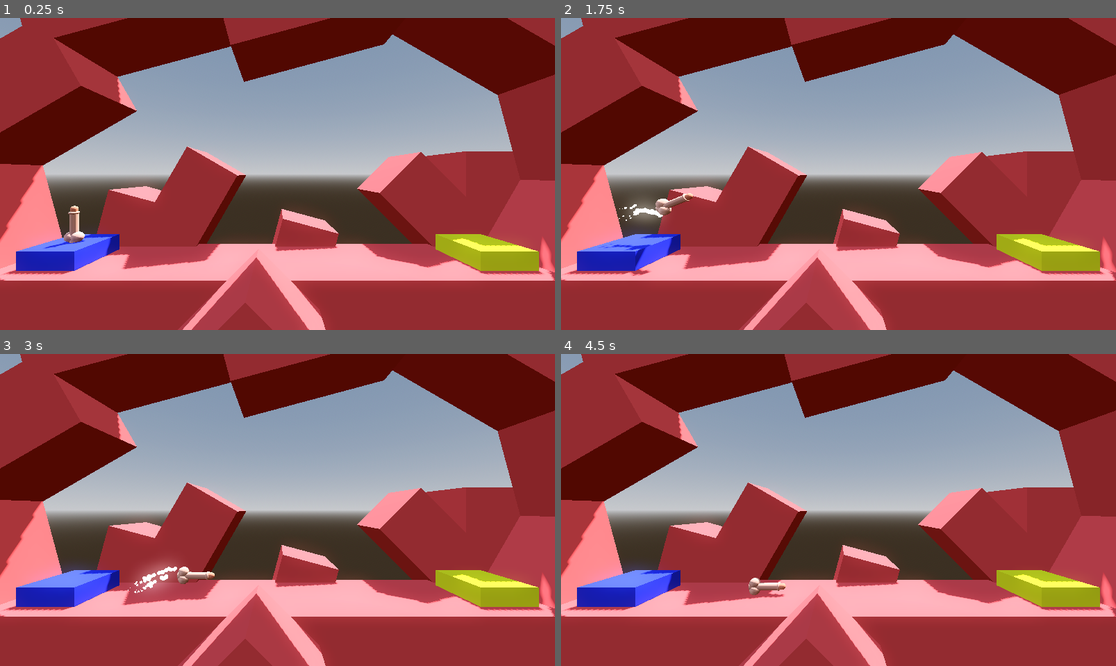
Above: before the commit, frames 1-4 (two rows, left to right).
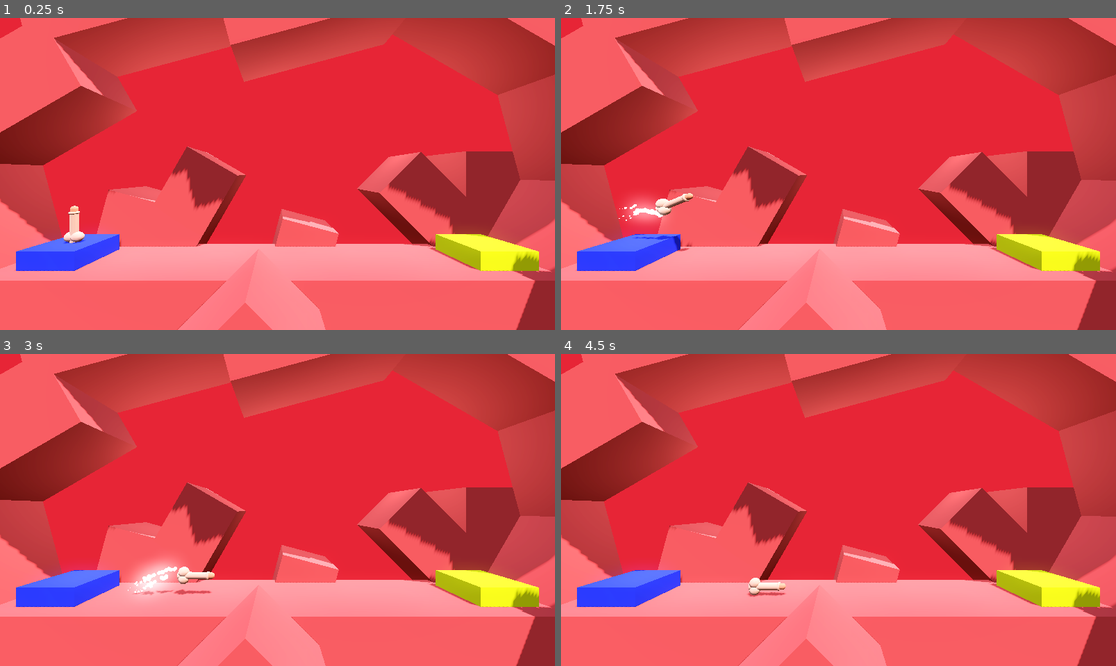
Above: after the commit, the same moments.

Repository: Durb0/GameDev_tuto_Godot_3D
Game: Godot game, scene res://Level/level.tscn
Two runs of this game, one before a commit and one after it. Both use one fixed random seed, a clock stepped at 60 frames per second and the inputs below.
Inputs:
- Up to frame 1 (0.25 s): no input
- Up to frame 2 (1.75 s): tap Enter at 0.5 s; hold Right (torque_right) 0.53-1.28 s; hold Space (boost) 0.53-1.28 s; hold Left (torque_left) from 1.28 s (still down); tap Space (boost) at 1.35 s
- Up to frame 3 (3 s): release Left (torque_left) at 2.03 s; hold Space (boost) 2.03-2.78 s; hold Right (torque_right) from 2.03 s (still down); tap Space (boost) at 2.85 s
- Up to frame 4 (4.5 s): release Right (torque_right) at 3.53 s; hold Space (boost) 3.53-4.28 s; hold Left (torque_left) from 3.53 s (still down); tap Space (boost) at 4.35 s

The runs differ from the first frame. In frame 1, 89% of the frame differs, in the area x 0-100%, y 0-100%; in frame 2, 89%; in frame 3, 89%; in frame 4, 89%.

Commit message:
2.22 Lighting the Scene

Diff:
--- a/project-boost/Background.tscn
+++ b/project-boost/Background.tscn
@@ -1,7 +1,22 @@
-[gd_scene load_steps=2 format=3 uid="uid://cmeld0e2x4a2p"]
+[gd_scene load_steps=5 format=3 uid="uid://cmeld0e2x4a2p"]
 
 [sub_resource type="StandardMaterial3D" id="StandardMaterial3D_30buy"]
 albedo_color = Color(1, 0.32, 0.32, 1)
+
+[sub_resource type="ProceduralSkyMaterial" id="ProceduralSkyMaterial_gy1a1"]
+sky_horizon_color = Color(0.64625, 0.65575, 0.67075, 1)
+ground_horizon_color = Color(0.64625, 0.65575, 0.67075, 1)
+
+[sub_resource type="Sky" id="Sky_uf3wp"]
+sky_material = SubResource("ProceduralSkyMaterial_gy1a1")
+
+[sub_resource type="Environment" id="Environment_l3thc"]
+background_mode = 1
+background_color = Color(0.204711, 0.0328523, 0.0446598, 1)
+sky = SubResource("Sky_uf3wp")
+ambient_light_source = 3
+tonemap_mode = 2
+glow_enabled = true
 
 [node name="Flour" type="CSGBox3D" groups=["Hazard"]]
 transform = Transform3D(1, 0, 0, 0, 1, 0, 0, 0, 1, 0, -4, 0)
@@ -78,3 +93,26 @@
 transform = Transform3D(-0.707107, -0.707107, 0, 0.707107, -0.707107, 0, 0, 0, 1, -3, 0.569, 4.5)
 size = Vector3(4, 10, 4)
 material = SubResource("StandardMaterial3D_30buy")
+
+[node name="DirectionalLight3D" type="DirectionalLight3D" parent="."]
+transform = Transform3D(0.744302, -0.578369, 0.33392, 0, 0.499998, 0.866027, -0.667843, -0.644586, 0.37215, 0, 0, 12.8926)
+light_energy = 0.5
+shadow_enabled = true
+
+[node name="WorldEnvironment" type="WorldEnvironment" parent="."]
+environment = SubResource("Environment_l3thc")
+
+[node name="OmniLight3D" type="OmniLight3D" parent="."]
+transform = Transform3D(1, 0, 0, 0, 1, 0, 0, 0, 1, 0, 12.1226, -4.05385)
+omni_range = 12.0
+omni_attenuation = 0.5
+
+[node name="OmniLight3D2" type="OmniLight3D" parent="."]
+transform = Transform3D(1, 0, 0, 0, 1, 0, 0, 0, 1, -8.19676, 12.1226, -4.05385)
+omni_range = 12.0
+omni_attenuation = 0.5
+
+[node name="OmniLight3D3" type="OmniLight3D" parent="."]
+transform = Transform3D(1, 0, 0, 0, 1, 0, 0, 0, 1, 8.88846, 12.1226, -4.05385)
+omni_range = 12.0
+omni_attenuation = 0.5
--- a/project-boost/Level/level.tscn
+++ b/project-boost/Level/level.tscn
@@ -1,22 +1,9 @@
-[gd_scene load_steps=10 format=3 uid="uid://bc4ni220un4j2"]
+[gd_scene load_steps=7 format=3 uid="uid://bc4ni220un4j2"]
 
 [ext_resource type="Script" uid="uid://cc0ubxiah8ayv" path="res://Level/landing_pad.gd" id="1_654cs"]
 [ext_resource type="PackedScene" uid="uid://cmeld0e2x4a2p" path="res://Background.tscn" id="1_ddm1a"]
 [ext_resource type="PackedScene" uid="uid://ctdj8yjh8q546" path="res://scenes/player.tscn" id="1_umaqh"]
 [ext_resource type="PackedScene" uid="uid://c1n4sc2r7s67y" path="res://camera.tscn" id="3_7hy5b"]
-
-[sub_resource type="ProceduralSkyMaterial" id="ProceduralSkyMaterial_mmcqd"]
-sky_horizon_color = Color(0.64625, 0.65575, 0.67075, 1)
-ground_horizon_color = Color(0.64625, 0.65575, 0.67075, 1)
-
-[sub_resource type="Sky" id="Sky_uf3wp"]
-sky_material = SubResource("ProceduralSkyMaterial_mmcqd")
-
-[sub_resource type="Environment" id="Environment_dcc08"]
-background_mode = 2
-sky = SubResource("Sky_uf3wp")
-tonemap_mode = 2
-glow_enabled = true
 
 [sub_resource type="StandardMaterial3D" id="StandardMaterial3D_fg1v0"]
 albedo_color = Color(0.18, 0.221, 1, 1)
@@ -25,13 +12,6 @@
 albedo_color = Color(1, 1, 0.12, 1)
 
 [node name="Level" type="Node3D"]
-
-[node name="WorldEnvironment" type="WorldEnvironment" parent="."]
-environment = SubResource("Environment_dcc08")
-
-[node name="DirectionalLight3D" type="DirectionalLight3D" parent="."]
-transform = Transform3D(-0.866023, -0.433016, 0.250001, 0, 0.499998, 0.866027, -0.500003, 0.749999, -0.43301, 0, 0, 0)
-shadow_enabled = true
 
 [node name="Flour" parent="." instance=ExtResource("1_ddm1a")]
 
--- a/project-boost/Level/level_2.tscn
+++ b/project-boost/Level/level_2.tscn
@@ -1,22 +1,9 @@
-[gd_scene load_steps=11 format=3 uid="uid://dhe58ye8w10ea"]
+[gd_scene load_steps=8 format=3 uid="uid://dhe58ye8w10ea"]
 
 [ext_resource type="Script" uid="uid://cc0ubxiah8ayv" path="res://Level/landing_pad.gd" id="1_vuwqp"]
 [ext_resource type="PackedScene" uid="uid://ctdj8yjh8q546" path="res://scenes/player.tscn" id="2_mivwd"]
 [ext_resource type="PackedScene" uid="uid://cmeld0e2x4a2p" path="res://Background.tscn" id="3_decg6"]
 [ext_resource type="PackedScene" uid="uid://c1n4sc2r7s67y" path="res://camera.tscn" id="4_6ay8w"]
-
-[sub_resource type="ProceduralSkyMaterial" id="ProceduralSkyMaterial_mmcqd"]
-sky_horizon_color = Color(0.64625, 0.65575, 0.67075, 1)
-ground_horizon_color = Color(0.64625, 0.65575, 0.67075, 1)
-
-[sub_resource type="Sky" id="Sky_uf3wp"]
-sky_material = SubResource("ProceduralSkyMaterial_mmcqd")
-
-[sub_resource type="Environment" id="Environment_dcc08"]
-background_mode = 2
-sky = SubResource("Sky_uf3wp")
-tonemap_mode = 2
-glow_enabled = true
 
 [sub_resource type="StandardMaterial3D" id="StandardMaterial3D_30buy"]
 albedo_color = Color(4.81307e-07, 0.691187, 0.59477, 1)
@@ -28,13 +15,6 @@
 albedo_color = Color(1, 1, 0.12, 1)
 
 [node name="Level" type="Node3D"]
-
-[node name="WorldEnvironment" type="WorldEnvironment" parent="."]
-environment = SubResource("Environment_dcc08")
-
-[node name="DirectionalLight3D" type="DirectionalLight3D" parent="."]
-transform = Transform3D(-0.866023, -0.433016, 0.250001, 0, 0.499998, 0.866027, -0.500003, 0.749999, -0.43301, 0, 0, 0)
-shadow_enabled = true
 
 [node name="Flour2" type="CSGBox3D" parent="." groups=["Hazard"]]
 transform = Transform3D(1, 0, 0, 0, 1, 0, 0, 0, 1, 0, 9.67408, 0)
--- a/project-boost/Level/level_3.tscn
+++ b/project-boost/Level/level_3.tscn
@@ -1,22 +1,9 @@
-[gd_scene load_steps=11 format=3 uid="uid://bg5wv6yx1k5ao"]
+[gd_scene load_steps=8 format=3 uid="uid://bg5wv6yx1k5ao"]
 
 [ext_resource type="Script" uid="uid://cc0ubxiah8ayv" path="res://Level/landing_pad.gd" id="1_admtd"]
 [ext_resource type="PackedScene" uid="uid://ctdj8yjh8q546" path="res://scenes/player.tscn" id="2_5dxnb"]
 [ext_resource type="PackedScene" uid="uid://c1n4sc2r7s67y" path="res://camera.tscn" id="3_qkmsv"]
 [ext_resource type="PackedScene" uid="uid://cmeld0e2x4a2p" path="res://Background.tscn" id="4_jiqcd"]
-
-[sub_resource type="ProceduralSkyMaterial" id="ProceduralSkyMaterial_mmcqd"]
-sky_horizon_color = Color(0.64625, 0.65575, 0.67075, 1)
-ground_horizon_color = Color(0.64625, 0.65575, 0.67075, 1)
-
-[sub_resource type="Sky" id="Sky_uf3wp"]
-sky_material = SubResource("ProceduralSkyMaterial_mmcqd")
-
-[sub_resource type="Environment" id="Environment_dcc08"]
-background_mode = 2
-sky = SubResource("Sky_uf3wp")
-tonemap_mode = 2
-glow_enabled = true
 
 [sub_resource type="StandardMaterial3D" id="StandardMaterial3D_30buy"]
 albedo_color = Color(0.958996, 0.000691158, 0.948203, 1)
@@ -28,13 +15,6 @@
 albedo_color = Color(1, 1, 0.12, 1)
 
 [node name="Level" type="Node3D"]
-
-[node name="WorldEnvironment" type="WorldEnvironment" parent="."]
-environment = SubResource("Environment_dcc08")
-
-[node name="DirectionalLight3D" type="DirectionalLight3D" parent="."]
-transform = Transform3D(-0.866023, -0.433016, 0.250001, 0, 0.499998, 0.866027, -0.500003, 0.749999, -0.43301, 0, 0, 0)
-shadow_enabled = true
 
 [node name="Flour2" type="CSGBox3D" parent="." groups=["Hazard"]]
 transform = Transform3D(1, 0, 0, 0, 1, 0, 0, 0, 1, -10, 8.6741, 0)
--- a/project-boost/Level/level_4.tscn
+++ b/project-boost/Level/level_4.tscn
@@ -1,23 +1,10 @@
-[gd_scene load_steps=11 format=3 uid="uid://d3j150sheb50h"]
+[gd_scene load_steps=8 format=3 uid="uid://d3j150sheb50h"]
 
 [ext_resource type="Script" uid="uid://cc0ubxiah8ayv" path="res://Level/landing_pad.gd" id="1_gqkep"]
 [ext_resource type="PackedScene" uid="uid://ctdj8yjh8q546" path="res://scenes/player.tscn" id="2_202bo"]
 [ext_resource type="PackedScene" uid="uid://bny1h6qjqt1hx" path="res://moving_hazard.tscn" id="3_4w8vq"]
 [ext_resource type="PackedScene" uid="uid://c1n4sc2r7s67y" path="res://camera.tscn" id="4_xybjw"]
 [ext_resource type="PackedScene" uid="uid://cmeld0e2x4a2p" path="res://Background.tscn" id="5_05fq3"]
-
-[sub_resource type="ProceduralSkyMaterial" id="ProceduralSkyMaterial_mmcqd"]
-sky_horizon_color = Color(0.64625, 0.65575, 0.67075, 1)
-ground_horizon_color = Color(0.64625, 0.65575, 0.67075, 1)
-
-[sub_resource type="Sky" id="Sky_uf3wp"]
-sky_material = SubResource("ProceduralSkyMaterial_mmcqd")
-
-[sub_resource type="Environment" id="Environment_dcc08"]
-background_mode = 2
-sky = SubResource("Sky_uf3wp")
-tonemap_mode = 2
-glow_enabled = true
 
 [sub_resource type="StandardMaterial3D" id="StandardMaterial3D_fg1v0"]
 albedo_color = Color(0.18, 0.221, 1, 1)
@@ -26,13 +13,6 @@
 albedo_color = Color(1, 1, 0.12, 1)
 
 [node name="Level" type="Node3D"]
-
-[node name="WorldEnvironment" type="WorldEnvironment" parent="."]
-environment = SubResource("Environment_dcc08")
-
-[node name="DirectionalLight3D" type="DirectionalLight3D" parent="."]
-transform = Transform3D(-0.866023, -0.433016, 0.250001, 0, 0.499998, 0.866027, -0.500003, 0.749999, -0.43301, 0, 0, 0)
-shadow_enabled = true
 
 [node name="LaunchPad" type="CSGBox3D" parent="."]
 transform = Transform3D(1, 0, 0, 0, 1, 0, 0, 0, 1, -12, 0.5, 0)
